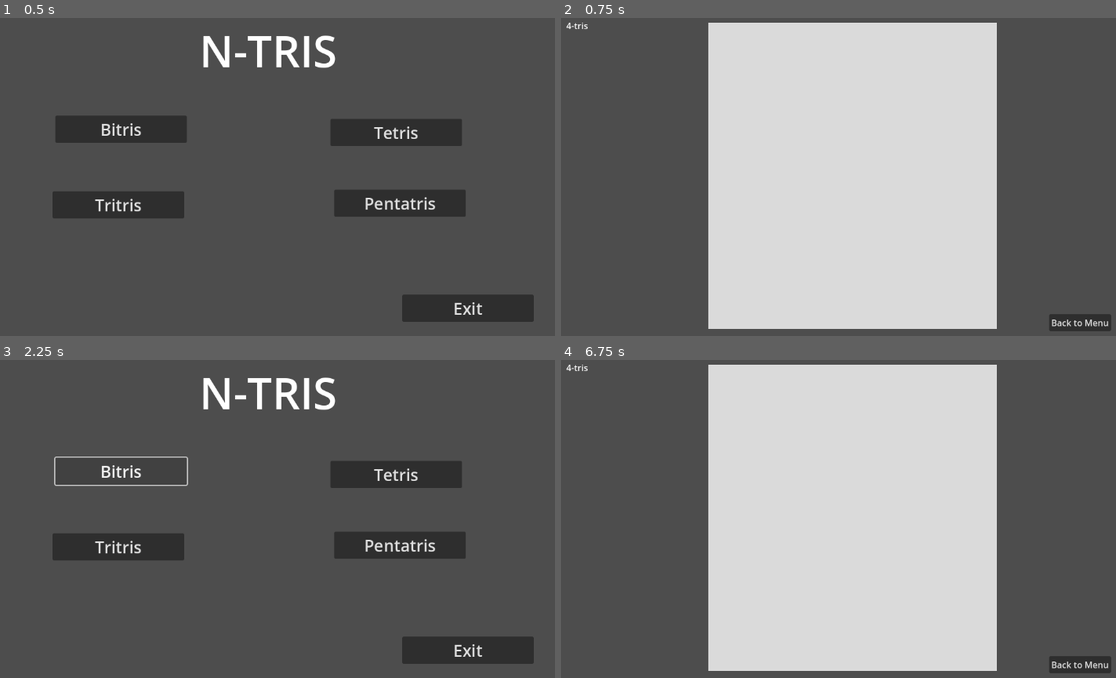
Above: before the commit, frames 1-4 (two rows, left to right).
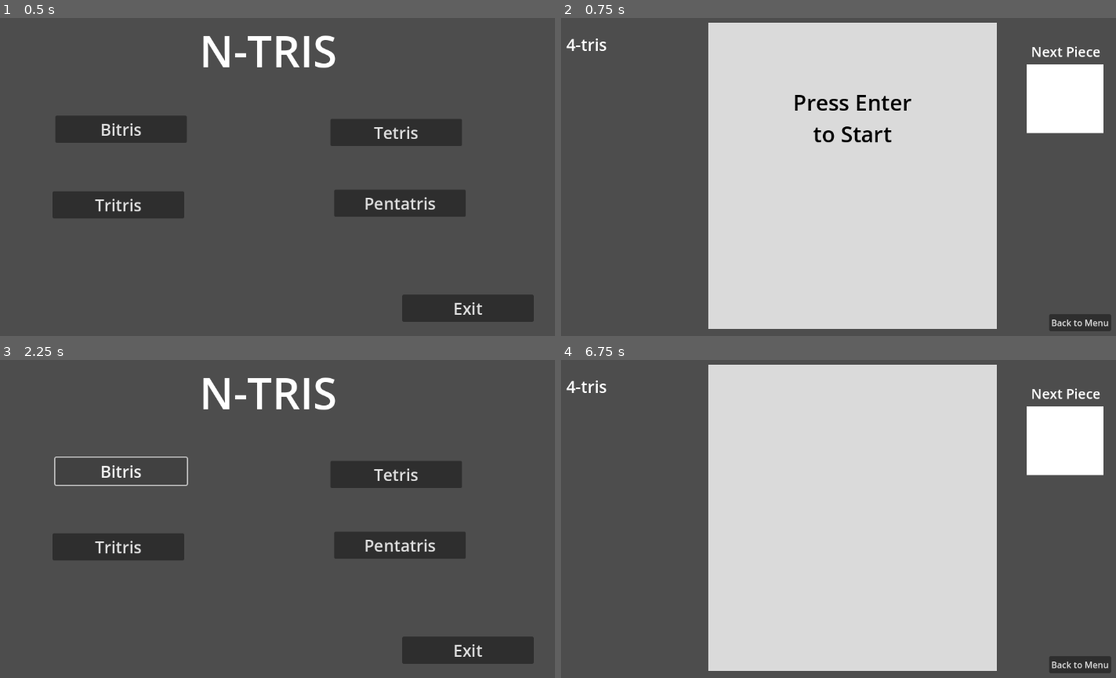
Above: after the commit, the same moments.

Repository: mccarthy17mark/n-tris
Game: Godot game, scene res://menu.tscn
The game is run twice, just before and just after one commit, with the same random seed, the same clock (stepped at 60 frames per second) and the same inputs.
Inputs:
- Up to frame 1 (0.5 s): no input
- Up to frame 2 (0.75 s): click "Tetris" at 0.5 s
- Up to frame 3 (2.25 s): click "Back to Menu" at 1.25 s; click "Bitris" at 2 s
- Up to frame 4 (6.75 s): click "Tritris" at 2.75 s; click "Pentatris" at 3.5 s; click "Bitris" at 4.25 s; click "Tritris" at 5 s; click "Tetris" at 5.75 s; tap Enter (StartGame, bound only after the commit) at 6.5, 6.6 s

Frame 1 is identical in both runs. In frame 2, 4.1% of the frame differs, in the area x 0-98%, y 1-40%; in frame 3, nothing differs; in frame 4, 3.3%.

Commit message:
feat: Add next piece window

Diff:
--- a/godot/game.gd
+++ b/godot/game.gd
@@ -1,4 +1,6 @@
 extends CanvasLayer
+
+var game_active = false
 
 # Called when the node enters the scene tree for the first time.
 func _ready():
@@ -6,7 +8,9 @@
 
 # Called every frame. 'delta' is the elapsed time since the previous frame.
 func _process(delta):
-	pass
+	if Input.is_action_just_pressed("StartGame"):
+		$StartPrompt.hide()
+		game_active = true
 
 func _on_menu_button_pressed():
 	get_tree().change_scene_to_file("res://menu.tscn")
--- a/godot/game.tscn
+++ b/godot/game.tscn
@@ -14,9 +14,10 @@
 
 [node name="N_tris_label" type="Label" parent="."]
 offset_left = 115.0
-offset_top = 40.0
-offset_right = 161.0
-offset_bottom = 63.0
+offset_top = 65.0
+offset_right = 202.0
+offset_bottom = 107.0
+theme_override_font_sizes/font_size = 30
 text = "N-Tris"
 
 [node name="MenuButton" type="Button" parent="."]
@@ -26,4 +27,29 @@
 offset_bottom = 613.0
 text = "Back to Menu"
 
+[node name="StartPrompt" type="Label" parent="."]
+offset_left = 532.0
+offset_top = 165.0
+offset_right = 748.0
+offset_bottom = 278.0
+theme_override_colors/font_color = Color(0, 0, 0, 1)
+theme_override_font_sizes/font_size = 40
+text = "Press Enter
+to Start"
+horizontal_alignment = 1
+
+[node name="NextPieceViewArea" type="ColorRect" parent="."]
+offset_left = 962.0
+offset_top = 123.0
+offset_right = 1103.0
+offset_bottom = 249.0
+
+[node name="NextPieceLabel" type="Label" parent="."]
+offset_left = 970.0
+offset_top = 82.0
+offset_right = 1097.0
+offset_bottom = 117.0
+theme_override_font_sizes/font_size = 25
+text = "Next Piece"
+
 [connection signal="pressed" from="MenuButton" to="." method="_on_menu_button_pressed"]
--- a/godot/project.godot
+++ b/godot/project.godot
@@ -18,3 +18,11 @@
 [autoload]
 
 Global="*res://global.gd"
+
+[input]
+
+StartGame={
+"deadzone": 0.5,
+"events": [Object(InputEventKey,"resource_local_to_scene":false,"resource_name":"","device":0,"window_id":0,"alt_pressed":false,"shift_pressed":false,"ctrl_pressed":false,"meta_pressed":false,"pressed":false,"keycode":0,"physical_keycode":4194309,"key_label":0,"unicode":0,"echo":false,"script":null)
+]
+}
